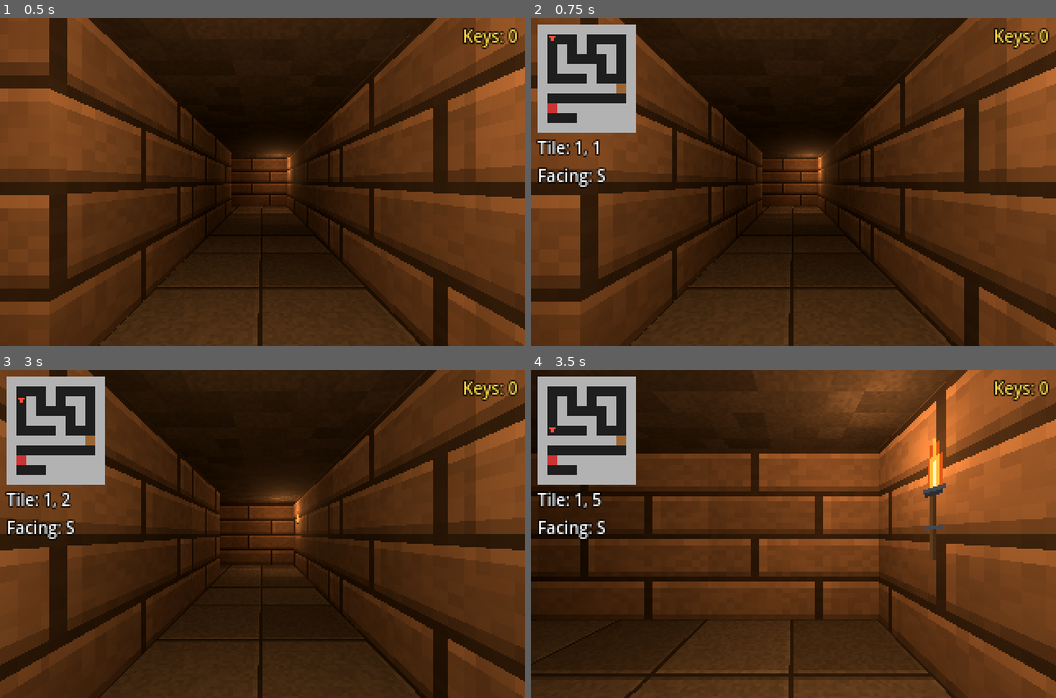
Above: before the commit, frames 1-4 (two rows, left to right).
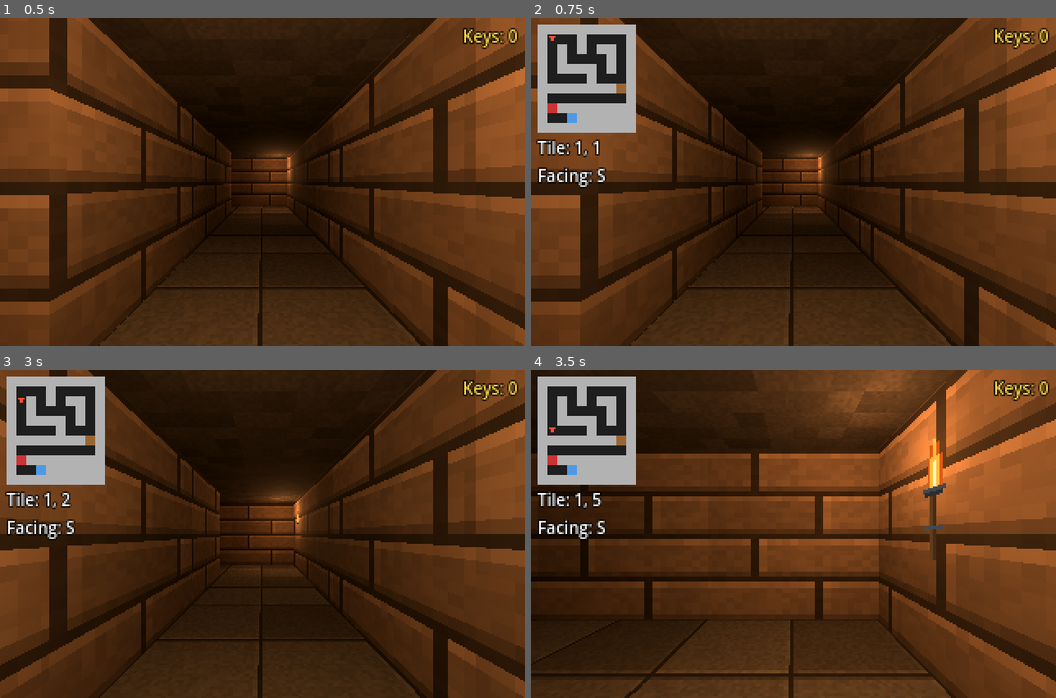
Above: after the commit, the same moments.

Repository: XrNrX/eye-of-bell
Game: Godot game, scene res://scenes/main.tscn
The game is run twice, just before and just after one commit, with the same random seed, the same clock (stepped at 60 frames per second) and the same inputs.
Inputs:
- Up to frame 1 (0.5 s): no input
- Up to frame 2 (0.75 s): tap Enter at 0.5 s; hold D from 0.53 s (still down); tap Tab at 0.6 s
- Up to frame 3 (3 s): tap Space at 1.25, 2.75 s; release D at 1.28 s; hold S 1.28-2.03 s; tap F at 1.35 s; tap Enter at 2 s; hold D 2.03-2.78 s; hold Q 2.03-2.78 s; hold W from 2.78 s (still down); tap E at 2.85 s
- Up to frame 4 (3.5 s): keep holding W

Frame 1 is identical in both runs. In frame 2, less than 0.1% of the frame differs, in the area x 6-9%, y 29-32%; in frame 3, less than 0.1%; in frame 4, less than 0.1%.

Commit message:
Add stairs-down tile and placeholder Level complete screen
Map value 4 is stairs down, placed at the end of the locked treasure room.
Stepping on it pauses the game and shows a self-contained Level complete
screen with a Restart button that reloads the scene. Adds a generated stairs
floor texture and minimap colour.

Co-Authored-By: Claude Sonnet 5.5 <noreply@anthropic.com>

Diff:
--- /dev/null
+++ b/scenes/level_complete.tscn
@@ -0,0 +1,39 @@
+[gd_scene load_steps=2 format=3]
+
+[ext_resource type="Script" path="res://scripts/level_complete.gd" id="1_complete"]
+
+[node name="LevelComplete" type="CanvasLayer"]
+layer = 20
+script = ExtResource("1_complete")
+
+[node name="Dim" type="ColorRect" parent="."]
+anchors_preset = 15
+anchor_right = 1.0
+anchor_bottom = 1.0
+grow_horizontal = 2
+grow_vertical = 2
+color = Color(0, 0, 0, 0.8)
+
+[node name="Center" type="CenterContainer" parent="."]
+anchors_preset = 15
+anchor_right = 1.0
+anchor_bottom = 1.0
+grow_horizontal = 2
+grow_vertical = 2
+
+[node name="Box" type="VBoxContainer" parent="Center"]
+layout_mode = 2
+theme_override_constants/separation = 12
+
+[node name="Title" type="Label" parent="Center/Box"]
+layout_mode = 2
+theme_override_colors/font_color = Color(1, 0.85, 0.3, 1)
+theme_override_font_sizes/font_size = 20
+text = "Level complete"
+horizontal_alignment = 1
+
+[node name="RestartButton" type="Button" parent="Center/Box"]
+unique_name_in_owner = true
+layout_mode = 2
+theme_override_font_sizes/font_size = 12
+text = "Restart"
--- a/scenes/main.tscn
+++ b/scenes/main.tscn
@@ -1,5 +1,6 @@
-[gd_scene load_steps=7 format=3]
+[gd_scene load_steps=8 format=3]
 
+[ext_resource type="PackedScene" path="res://scenes/level_complete.tscn" id="6_complete"]
 [ext_resource type="PackedScene" path="res://scenes/hud.tscn" id="5_hud"]
 [ext_resource type="PackedScene" path="res://scenes/debug_overlay.tscn" id="4_debug"]
 
@@ -41,3 +42,5 @@
 player_path = NodePath("../Player")
 
 [node name="Hud" parent="." instance=ExtResource("5_hud")]
+
+[node name="LevelComplete" parent="." instance=ExtResource("6_complete")]
--- a/scripts/dungeon_builder.gd
+++ b/scripts/dungeon_builder.gd
@@ -11,6 +11,7 @@
 const WALL_TEXTURE := "res://art/tiles/wall.png"
 const FLOOR_TEXTURE := "res://art/tiles/floor.png"
 const CEILING_TEXTURE := "res://art/tiles/ceiling.png"
+const STAIRS_TEXTURE := "res://art/tiles/stairs.png"
 const DOOR_TEXTURE := "res://art/tiles/door.png"
 const DOOR_LOCKED_TEXTURE := "res://art/tiles/door_locked.png"
 const KEY_SPRITE := "res://art/sprites/key.png"
@@ -65,6 +66,11 @@
 	floor_mesh.size = Vector2(s, s)
 	floor_mesh.material = _make_material(FLOOR_COLOR, FLOOR_TEXTURE)
 
+	# The stairs are just a floor tile with a "steps going down" picture on it.
+	var stairs_mesh := PlaneMesh.new()
+	stairs_mesh.size = Vector2(s, s)
+	stairs_mesh.material = _make_material(Color(0.1, 0.1, 0.12), STAIRS_TEXTURE)
+
 	var ceiling_mesh := PlaneMesh.new()
 	ceiling_mesh.size = Vector2(s, s)
 	ceiling_mesh.material = _make_material(CEILING_COLOR, CEILING_TEXTURE)
@@ -85,7 +91,7 @@
 				_add_mesh(wall_mesh, pos + Vector3(0, h / 2.0, 0))
 				continue
 			# Everything that isn't a wall (floor and doors) gets a floor and ceiling.
-			_add_mesh(floor_mesh, pos)
+			_add_mesh(stairs_mesh if DungeonMap.is_stairs(cell) else floor_mesh, pos)
 			# Flip the plane upside down so its face points down at the player.
 			_add_mesh(ceiling_mesh, pos + Vector3(0, h, 0), Vector3(PI, 0, 0))
 			if DungeonMap.is_door(cell):
--- a/scripts/dungeon_map.gd
+++ b/scripts/dungeon_map.gd
@@ -1,7 +1,8 @@
 extends RefCounted
 ## The level data (used via preload, see dungeon_builder.gd / player.gd).
 ## Edit MAP below like a text file:
-## 1 = wall, 0 = floor, 2 = door (starts closed), 3 = locked door (needs a key).
+## 1 = wall, 0 = floor, 2 = door (starts closed), 3 = locked door (needs a key),
+## 4 = stairs down (stepping on it completes the level).
 ## Row index is Z (north at top), column index is X.
 
 const TILE_SIZE := 2.0   # World units per grid tile.
@@ -17,7 +18,7 @@
 	[1, 1, 1, 1, 1, 1, 1, 1, 2, 1],
 	[1, 0, 0, 0, 0, 0, 0, 0, 0, 1],
 	[1, 3, 1, 1, 1, 1, 1, 1, 1, 1],
-	[1, 0, 0, 0, 1, 1, 1, 1, 1, 1],
+	[1, 0, 0, 4, 1, 1, 1, 1, 1, 1],
 	[1, 1, 1, 1, 1, 1, 1, 1, 1, 1],
 ]
 
@@ -95,6 +96,13 @@
 	return MAP[cell.y][cell.x] == 2 or MAP[cell.y][cell.x] == 3
 
 
+## True if the cell is the stairs down.
+static func is_stairs(cell: Vector2i) -> bool:
+	if cell.y < 0 or cell.y >= MAP.size() or cell.x < 0 or cell.x >= MAP[cell.y].size():
+		return false
+	return MAP[cell.y][cell.x] == 4
+
+
 ## True if the cell is a locked door that hasn't been unlocked yet.
 static func is_locked(cell: Vector2i) -> bool:
 	return is_door(cell) and MAP[cell.y][cell.x] == 3 and not unlocked_doors.has(cell)
--- /dev/null
+++ b/scripts/level_complete.gd
@@ -0,0 +1,25 @@
+extends CanvasLayer
+## "Level complete" screen with a restart button. Placeholder: replace or delete
+## this scene whenever. The player triggers it through the "level_complete" group
+## (see player.gd _arrive), so nothing else depends on it.
+
+@onready var restart_button: Button = %RestartButton
+
+
+func _ready() -> void:
+	add_to_group("level_complete")
+	process_mode = Node.PROCESS_MODE_ALWAYS  # Keep working while the game is paused.
+	visible = false
+	restart_button.pressed.connect(_on_restart_pressed)
+
+
+## Show the screen and freeze the game underneath it.
+func show_screen() -> void:
+	visible = true
+	get_tree().paused = true
+	restart_button.grab_focus()  # So Enter / Space also work.
+
+
+func _on_restart_pressed() -> void:
+	get_tree().paused = false
+	get_tree().reload_current_scene()  # Rebuilds the dungeon and resets keys, doors, etc.
--- a/scripts/minimap.gd
+++ b/scripts/minimap.gd
@@ -7,6 +7,7 @@
 const WALL_COLOR := Color(0.7, 0.7, 0.7)
 const FLOOR_COLOR := Color(0.12, 0.12, 0.12)
 const DOOR_COLOR := Color(0.6, 0.4, 0.2)
+const STAIRS_COLOR := Color(0.3, 0.6, 0.9)
 const LOCKED_COLOR := Color(0.8, 0.2, 0.2)
 const PLAYER_COLOR := Color(1.0, 0.3, 0.2)
 
@@ -25,6 +26,8 @@
 			var color := FLOOR_COLOR
 			if DungeonMap.MAP[z][x] == 1:
 				color = WALL_COLOR
+			elif DungeonMap.is_stairs(Vector2i(x, z)):
+				color = STAIRS_COLOR
 			elif DungeonMap.is_door(Vector2i(x, z)):
 				var c := Vector2i(x, z)
 				if DungeonMap.is_locked(c):
--- a/scripts/player.gd
+++ b/scripts/player.gd
@@ -78,8 +78,11 @@
 	get_tree().call_group("dungeon", "refresh")
 
 
-## Called when a step finishes: pick up a key if we're standing on one.
+## Called when a step finishes: take the stairs, or pick up a key if we're on one.
 func _arrive() -> void:
+	if DungeonMap.is_stairs(cell):
+		get_tree().call_group("level_complete", "show_screen")
+		return
 	if DungeonMap.KEYS.has(cell) and not DungeonMap.taken_keys.has(cell):
 		DungeonMap.taken_keys[cell] = true
 		DungeonMap.keys_held += 1
Binary file added: art/tiles/stairs.png
Not shown, added: art/tiles/stairs.png.import
Not shown, added: scripts/level_complete.gd.uid
